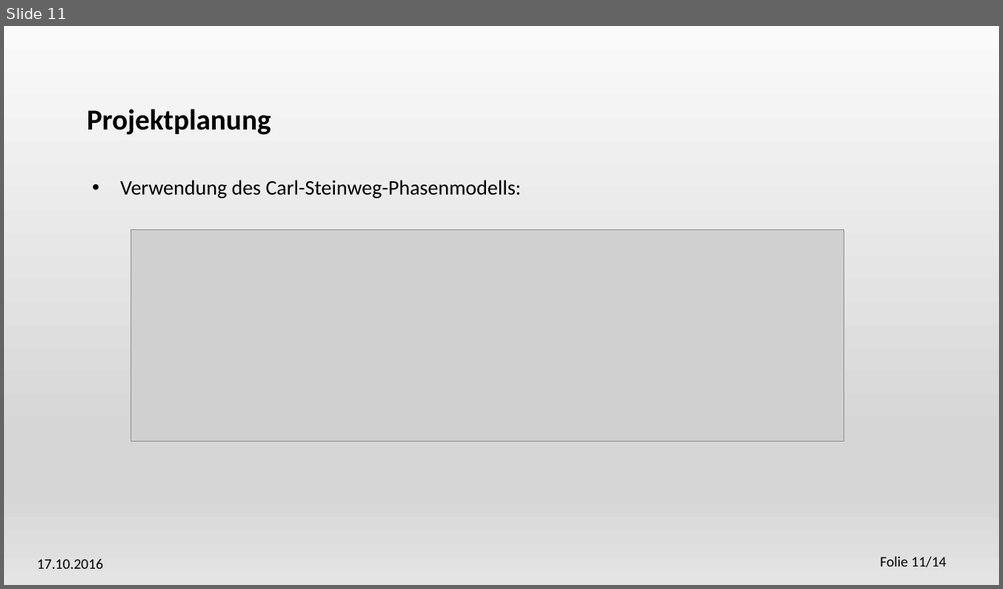
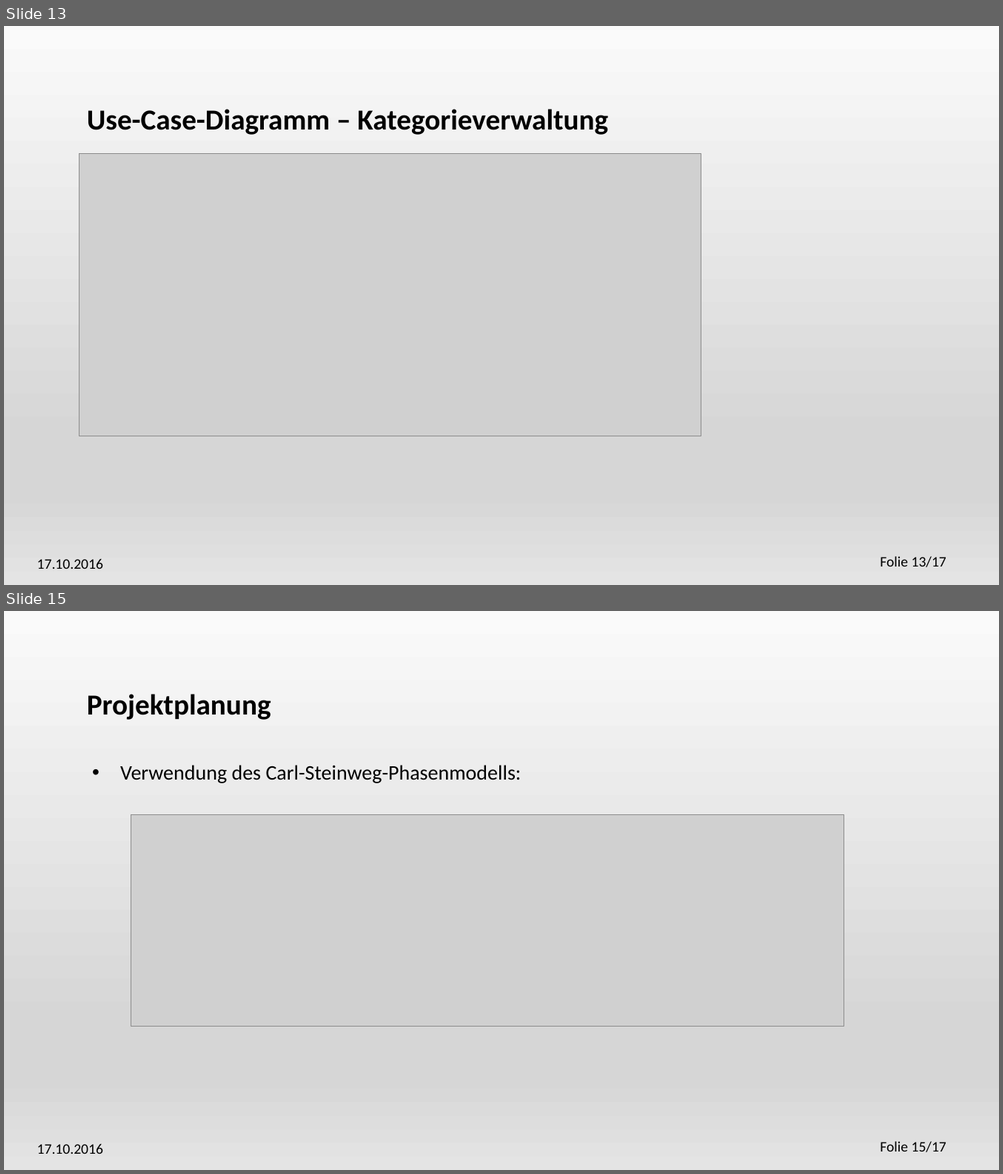
Before and after one commit to Festiva-Team/festiva_documents, a slide deck: Festiva.pptx. Shown one above the other, each under a label of ours: slide 11 before the commit, slides 13 and 15 after it; the slides between them are not shown. The pictures are 1003x589 and 1003x1174 pixels, drawn with LibreOffice and Linux fonts; fonts in the diff are those of the drawing; grey boxes stand for pictures. Boxes give left, top, right and bottom in pixels: in the first picture for what was removed or moved away, otherwise in the second. Text is boxed around its words. In the diff, an @@ line names an element or a change of style, - is before the commit and + after.

Commit message:
Ergänzung Fachkonzept und Präsentation, Finalisieren der Use-Case Diagramme

```diff
--- a/Festiva.pptx
+++ b/Festiva.pptx
@@ slide 13 added at (4, 26, 999, 585), background gradient #FAFAFA to #D7D7D7 to #E4E4E4; not listed: 2 template elements that a slide beside it also shows @@
@@ text added at (87, 109, 608, 135), 28 pt, text #000000, bold @@
+Use-Case-Diagramm – Kategorieverwaltung
@@ picture added at (79, 153, 701, 437) @@
@@ what was slide 11 is now slide 15 @@
@@ page number at (879, 1142, 946, 1153): text changed @@
-Folie 11/14
+Folie 15/17
```
Also in this commit, not shown: 1 slide changed, 4 other slides added, 1 slide removed, 8 other files.
